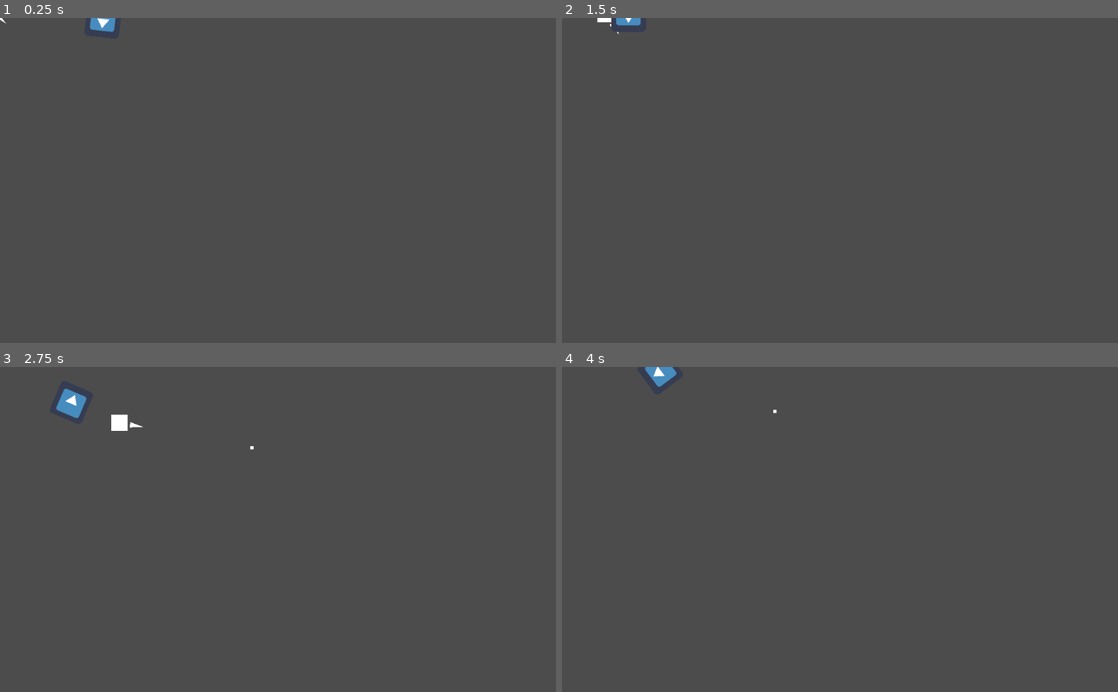
Above: before the commit, frames 1-4 (two rows, left to right).
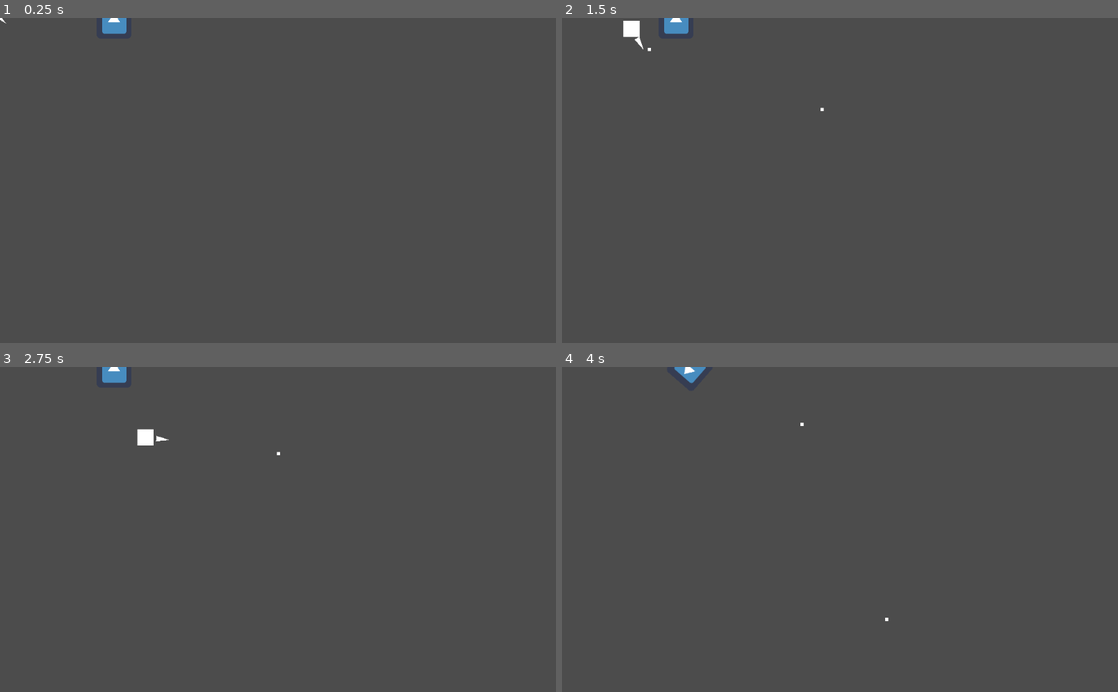
Above: after the commit, the same moments.

Repository: tvorj/topdownshooter
Game: Godot game, scene res://World.tscn
Same seed, same stepped clock (60 frames per second), same inputs: the game is played once before the commit and once after it. The engine's default icon, where the game draws it, is replaced by a stand-in: a white triangle on a blue panel in a dark square.
Inputs (mouse positions are in pixels of both pictures, inside the frame that each line leads up to):
- Up to frame 1 (0.25 s): no input
- Up to frame 2 (1.5 s): move the mouse to (962, 164) at 0.52 s; hold D (move_right) 0.53-1.28 s; click (962, 164) at 0.6 s; tap Enter at 1.25 s; move the mouse to (728, 196) at 1.27 s; hold S (move_down) from 1.28 s (still down); click (728, 196) at 1.35 s
- Up to frame 3 (2.75 s): move the mouse to (333, 458) at 2.02 s; release S (move_down) at 2.03 s; hold D (move_right) from 2.03 s (still down); click (333, 458) at 2.1 s
- Up to frame 4 (4 s): move the mouse to (812, 594) at 2.77 s; release D (move_right) at 2.78 s; hold W (move_up) 2.78-3.53 s; click (812, 594) at 2.85 s; move the mouse to (1006, 578) at 3.52 s; hold A (move_left) from 3.53 s (still down); click (1006, 578) at 3.6 s

The runs differ from the first frame. In frame 1, 0.2% of the frame differs, in the area x 16-23%, y 0-5%; in frame 2, 0.5%; in frame 3, 0.9%, in the area x 10-51%, y 0-28%; in frame 4, 0.4%.

Commit message:
Add player HP and enemy FOV shooting

Diff:
--- a/Bullet.gd
+++ b/Bullet.gd
@@ -4,18 +4,22 @@
 var direction = Vector2.ZERO
 var damage = 1
 var lifetime = 3.0
+var owner_node = null
 
 func _process(delta):
 	position += direction * speed * delta
+
 	lifetime -= delta
 	if lifetime <= 0:
 		queue_free()
 
 func _on_Bullet_body_entered(body):
-	# Если попали во врага — наносим урон
+	if body == owner_node:
+		return
+
 	print("пуля попала в: ", body.name)
-	if body.name == "Player":
-		return
+
 	if body.has_method("take_damage"):
 		body.take_damage(damage)
-	queue_free()  # Пуля исчезает при любом попадании
+
+	queue_free()
--- a/Player.gd
+++ b/Player.gd
@@ -2,6 +2,7 @@
 
 export(PackedScene) var BulletScene
 export var speed = 200
+export var hp = 30
 
 onready var aim = $Aim
 
@@ -36,6 +37,18 @@
 	bullet.global_position = aim.global_position
 	var dir = (get_global_mouse_position() - bullet.global_position).normalized()
 	bullet.direction = dir
+	bullet.owner_node = self
+
+func take_damage(amount):
+	hp -= amount
+	print("Player HP: ", hp)
+
+	if hp <= 0:
+		die()
+
+func die():
+	print("Player died")
+	get_tree().reload_current_scene()
 
 #func shoot():
 #	var bullet = BulletScene.instance()
--- a/enemy.gd
+++ b/enemy.gd
@@ -1,25 +1,71 @@
 extends KinematicBody2D
 
-var speed = 80
-var hp = 3
+export var speed = 80
+export var hp = 3
+
+export var vision_distance = 500
+export var vision_angle = 103
+
+export(PackedScene) var BulletScene
+export var shoot_cooldown = 1.0
+
 var player = null
+var shoot_timer = 0.0
 
 func _ready():
-	# Ищем игрока на сцене по имени группы
-	player = get_tree().get_nodes_in_group("player")[0]
+	var players = get_tree().get_nodes_in_group("player")
+
+	if players.size() > 0:
+		player = players[0]
+	else:
+		print("Player not found in group 'player'")
 
 func _physics_process(delta):
 	if player == null:
 		return
 
-	# Идём в сторону игрока
+	shoot_timer -= delta
+
+	if can_see_player():
+		chase_player()
+
+		if shoot_timer <= 0:
+			shoot_at_player()
+			shoot_timer = shoot_cooldown
+
+func shoot_at_player():
+	if BulletScene == null:
+		print("Enemy BulletScene не назначена!")
+		return
+
+	var bullet = BulletScene.instance()
+	get_parent().add_child(bullet)
+
+	bullet.global_position = global_position
+	bullet.direction = (player.global_position - global_position).normalized()
+	bullet.owner_node = self
+
+func chase_player():
 	var direction = (player.global_position - global_position).normalized()
 	move_and_slide(direction * speed)
+	look_at(player.global_position)
 
-	# Смотрим на игрока
-	look_at(player.global_position)
+func can_see_player() -> bool:
+	var to_player = player.global_position - global_position
+
+	if to_player.length() > vision_distance:
+		return false
+
+	var forward = Vector2.RIGHT.rotated(rotation)
+	var angle_to_player = rad2deg(forward.angle_to(to_player.normalized()))
+
+	if abs(angle_to_player) > vision_angle / 2:
+		return false
+
+	return true
 
 func take_damage(amount):
 	hp -= amount
+
 	if hp <= 0:
-		queue_free()  # Удаляем врага
+		queue_free()
--- a/enemy.tscn
+++ b/enemy.tscn
@@ -1,13 +1,15 @@
-[gd_scene load_steps=4 format=2]
+[gd_scene load_steps=5 format=2]
 
 [ext_resource path="res://icon.png" type="Texture" id=1]
 [ext_resource path="res://enemy.gd" type="Script" id=2]
+[ext_resource path="res://Bullet.tscn" type="PackedScene" id=3]
 
 [sub_resource type="RectangleShape2D" id=1]
 extents = Vector2( 32, 31.5 )
 
 [node name="enemy" type="KinematicBody2D"]
 script = ExtResource( 2 )
+BulletScene = ExtResource( 3 )
 
 [node name="Sprite" type="Sprite" parent="."]
 texture = ExtResource( 1 )
